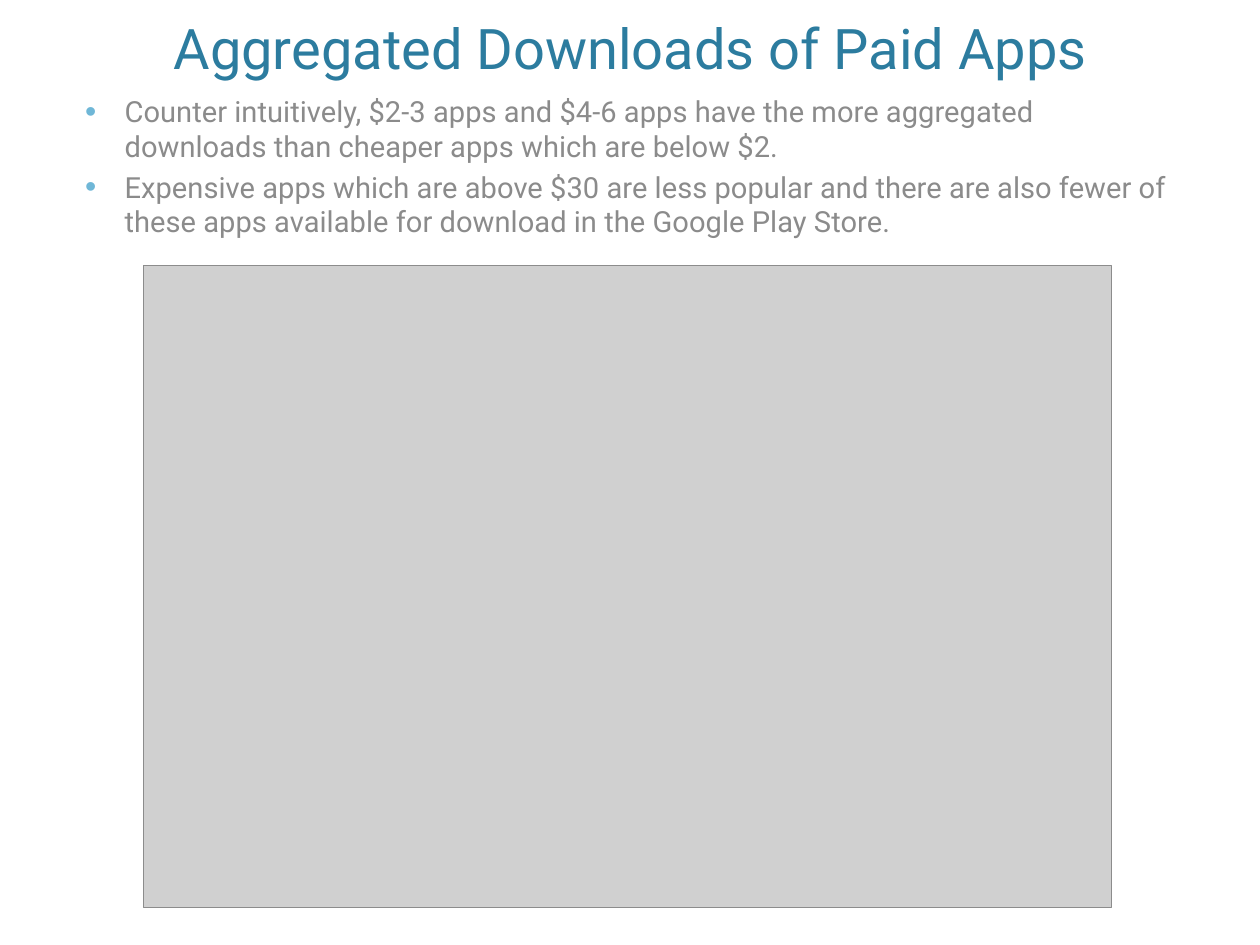
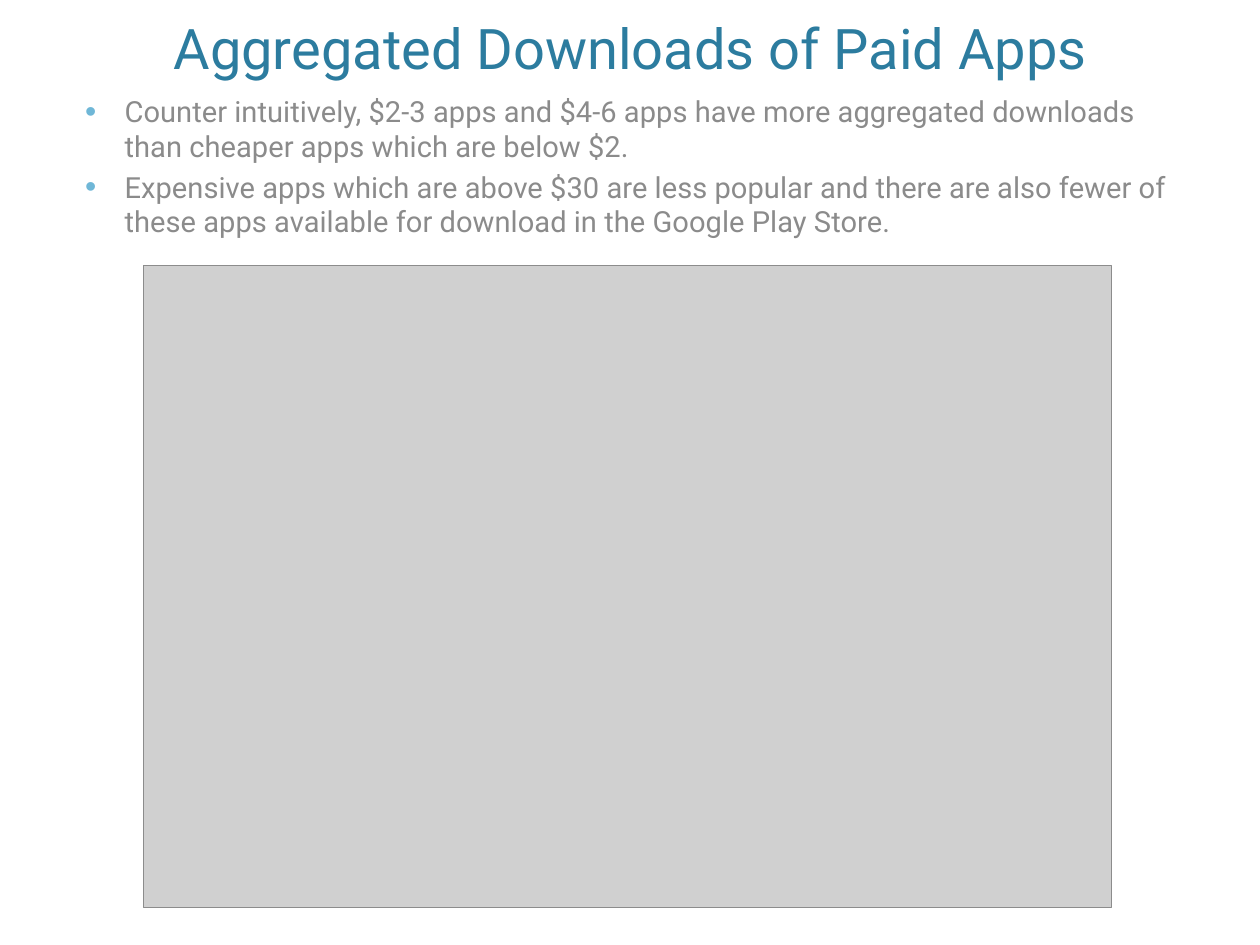
Before and after one commit to ynorenko/web-scraping, a slide deck: slide 12 of Scraping Project .pptx. Drawn at 1260x945 pixels with LibreOffice and Linux fonts; fonts in the diff are those of the drawing; grey boxes stand for pictures; background and template pictures are left out. Boxes give left, top, right and bottom in pixels: in the first picture for what was removed or moved away, otherwise in the second. Text is boxed around its words. In the diff, an @@ line names an element or a change of style, - is before the commit and + after.

```diff
--- a/Scraping Project .pptx
+++ b/Scraping Project .pptx
@@ text at [125, 98, 1134, 163]: text changed @@
-• Counter intuitively, $2-3 apps and $4-6 apps have the more aggregated downloads than cheaper apps which are below $2.
+• Counter intuitively, $2-3 apps and $4-6 apps have more aggregated downloads than cheaper apps which are below $2.
```
Also in this commit, not shown: 1 other slide changed.
